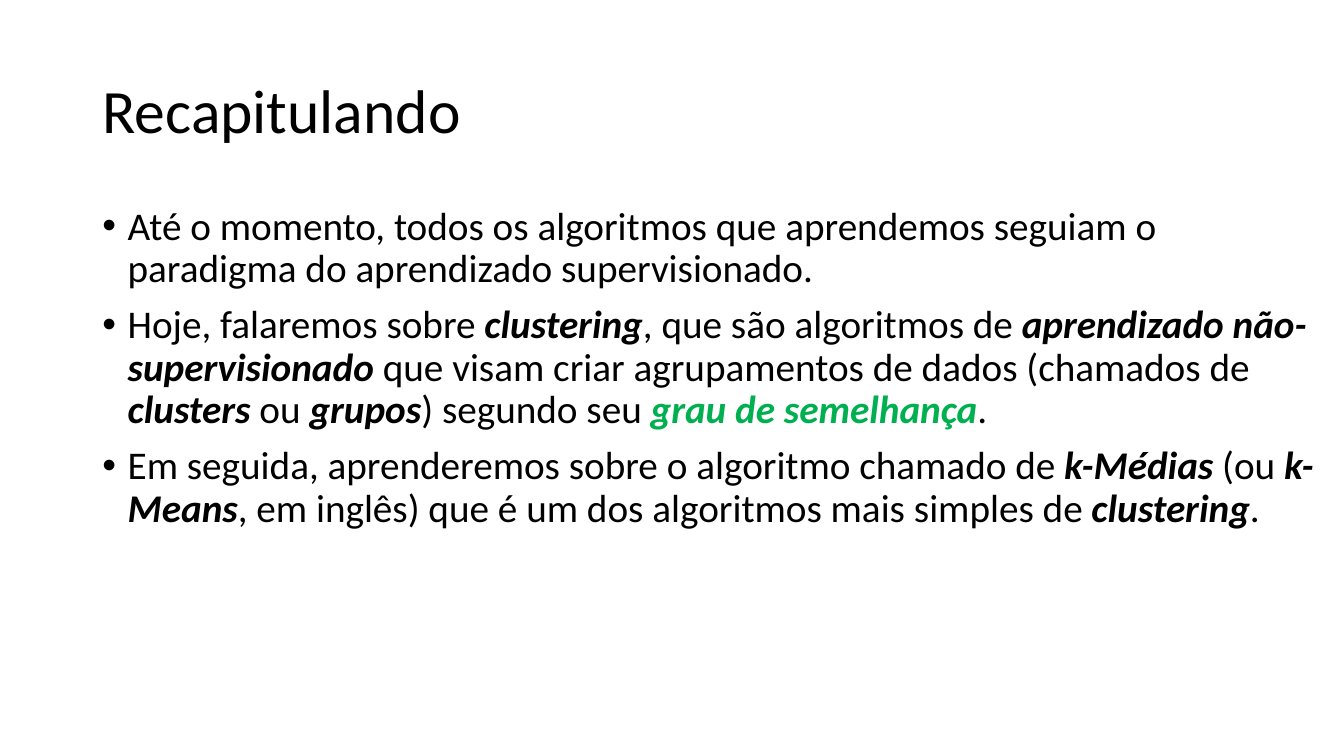
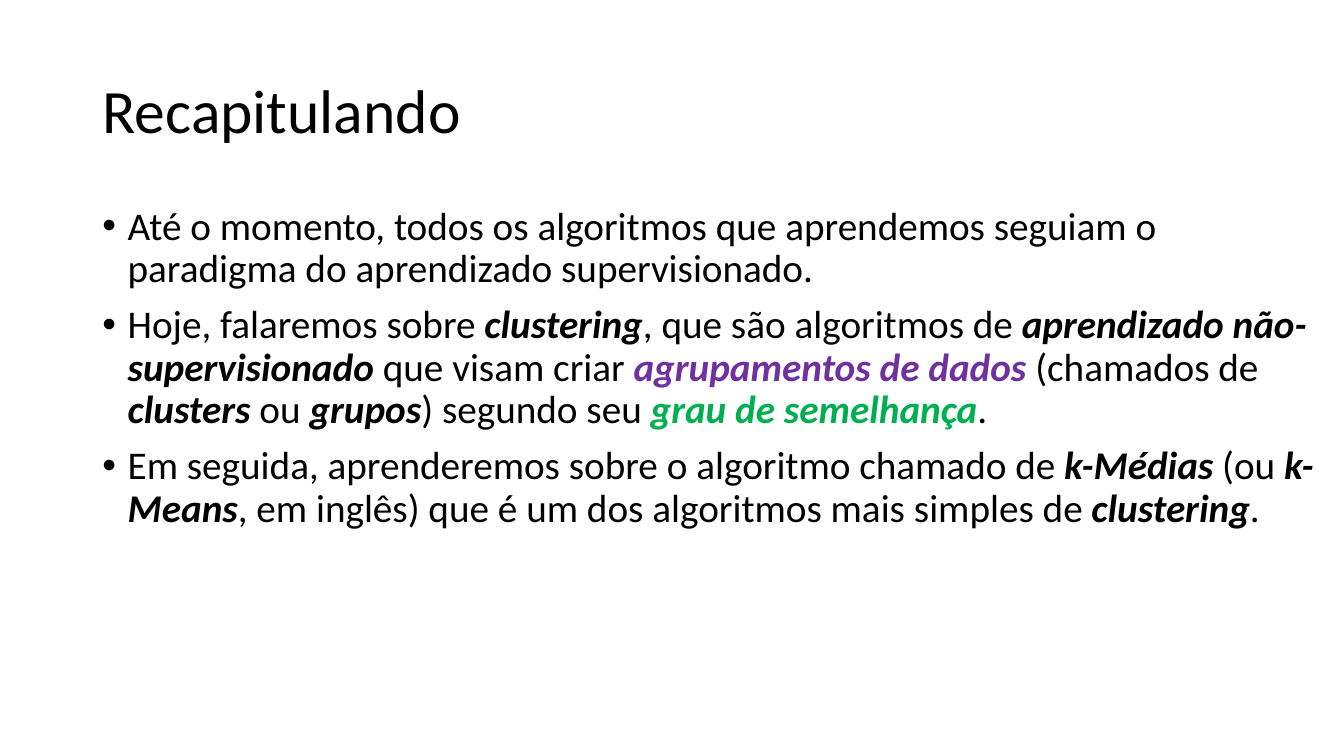
Before and after one commit to zz4fap/t320_aprendizado_de_maquina, a slide deck: slide 2 of slides/T320_kMeans.pptx. Drawn at 1344x756 pixels with LibreOffice and Linux fonts; fonts in the diff are those of the drawing. Boxes give left, top, right and bottom in pixels: in the first picture for what was removed or moved away, otherwise in the second. Text is boxed around its words. In the diff, an @@ line names an element or a change of style, - is before the commit and + after.

```diff
--- a/slides/T320_kMeans.pptx
+++ b/slides/T320_kMeans.pptx
@@ text at [128, 310, 1307, 430]: text colour #000000 to #7030A0, bold on, italic on in "agrupamentos de dados" @@
```
Also in this commit, not shown: 11 other slides changed, 4 slides added, 4 slides removed, 2 other files.
